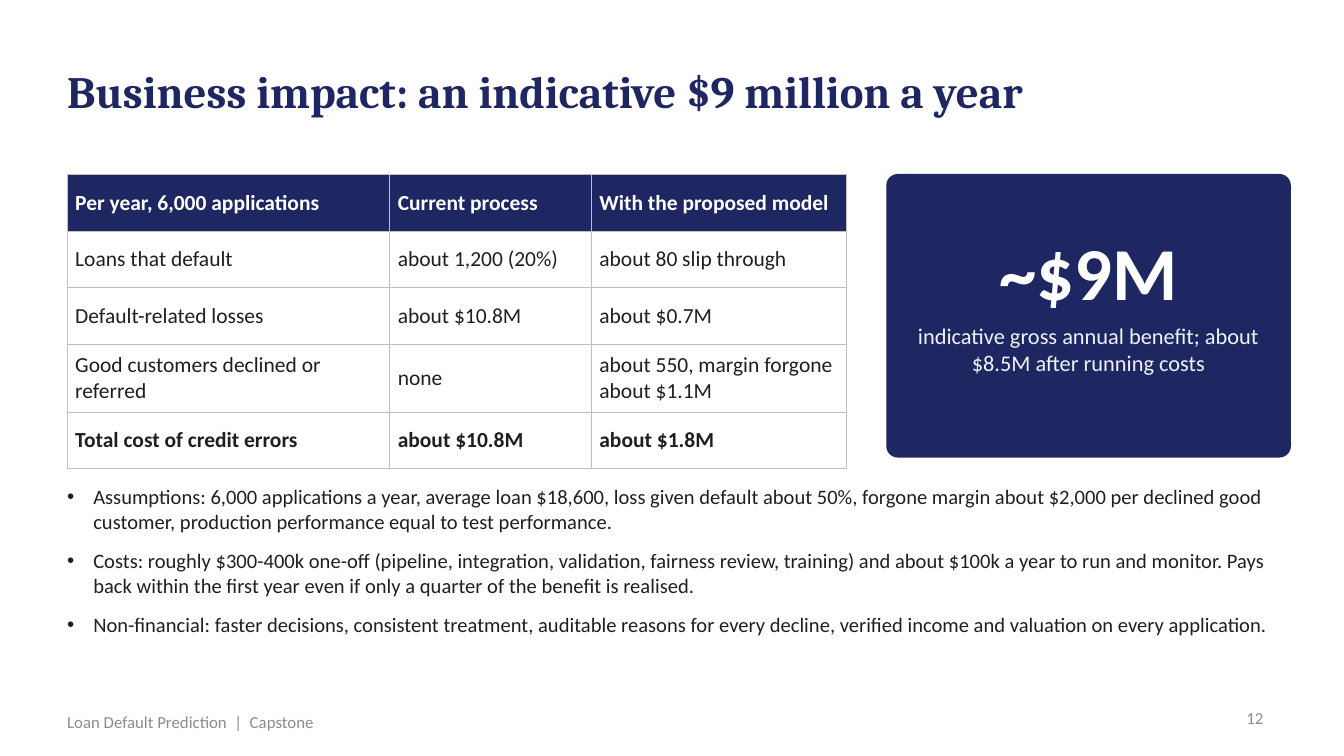
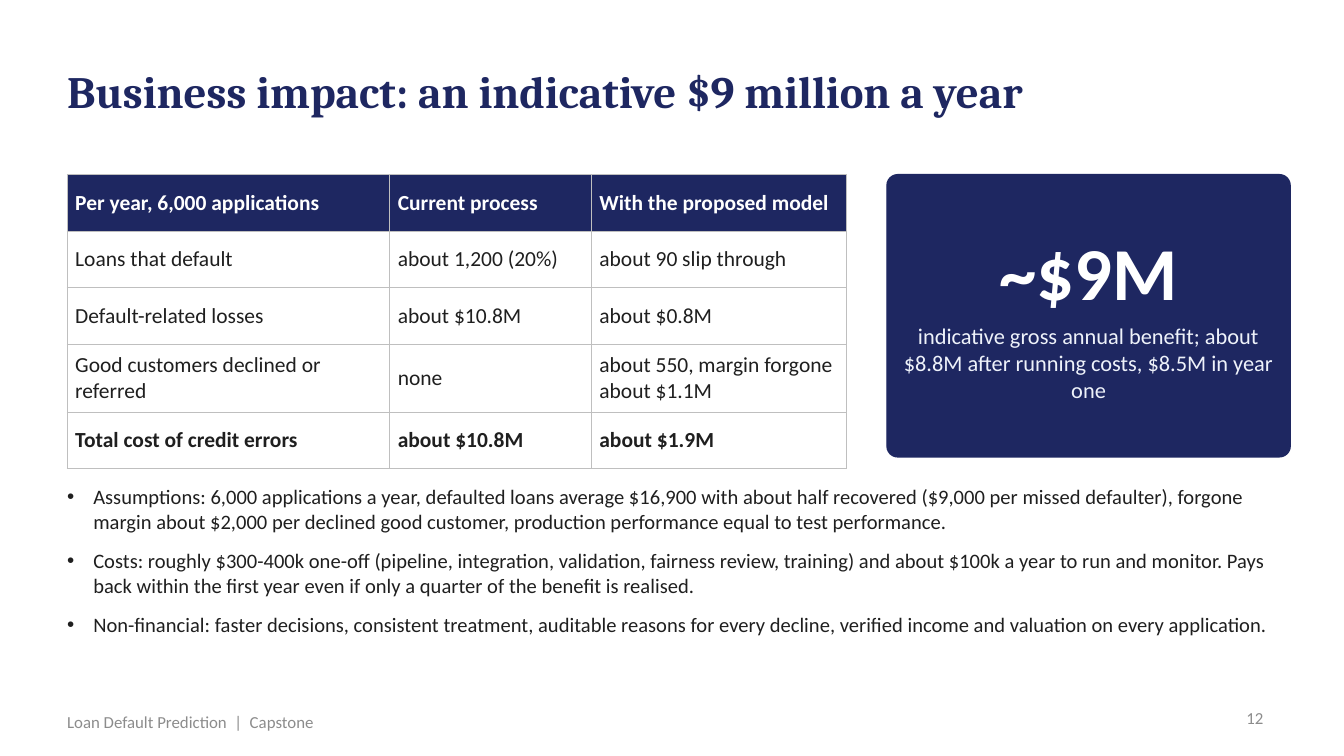
Before and after one commit to shubham1891/Personal-code, a slide deck: slide 12 of presentation/Loan_Default_Prediction_Presentation.pptx. Drawn at 1344x756 pixels with LibreOffice and Linux fonts; fonts in the diff are those of the drawing. Boxes give left, top, right and bottom in pixels: in the first picture for what was removed or moved away, otherwise in the second. Text is boxed around its words. In the diff, an @@ line names an element or a change of style, - is before the commit and + after.

```diff
--- a/presentation/Loan_Default_Prediction_Presentation.pptx
+++ b/presentation/Loan_Default_Prediction_Presentation.pptx
@@ table at <box>67,175,847,454</box> @@
-row 2, column 3: about 80 slip through
+row 2, column 3: about 90 slip through
-row 3, column 3: about $0.7M
+row 3, column 3: about $0.8M
-row 5, column 3: about $1.8M
+row 5, column 3: about $1.9M
@@ text at <box>904,328,1273,398</box>: text changed @@
-indicative gross annual benefit; about $8.5M after running costs
+indicative gross annual benefit; about $8.8M after running costs, $8.5M in year one
@@ text at <box>93,489,1243,533</box>: text changed @@
-• Assumptions: 6,000 applications a year, average loan $18,600, loss given default about 50%, forgone margin about $2,000 per declined good customer, production performance equal to test performance.
+• Assumptions: 6,000 applications a year, defaulted loans average $16,900 with about half recovered ($9,000 per missed defaulter), forgone margin about $2,000 per declined good customer, production performance equal to test performance.
```
Also in this commit, not shown: 13 other slides changed, 20 other files.
